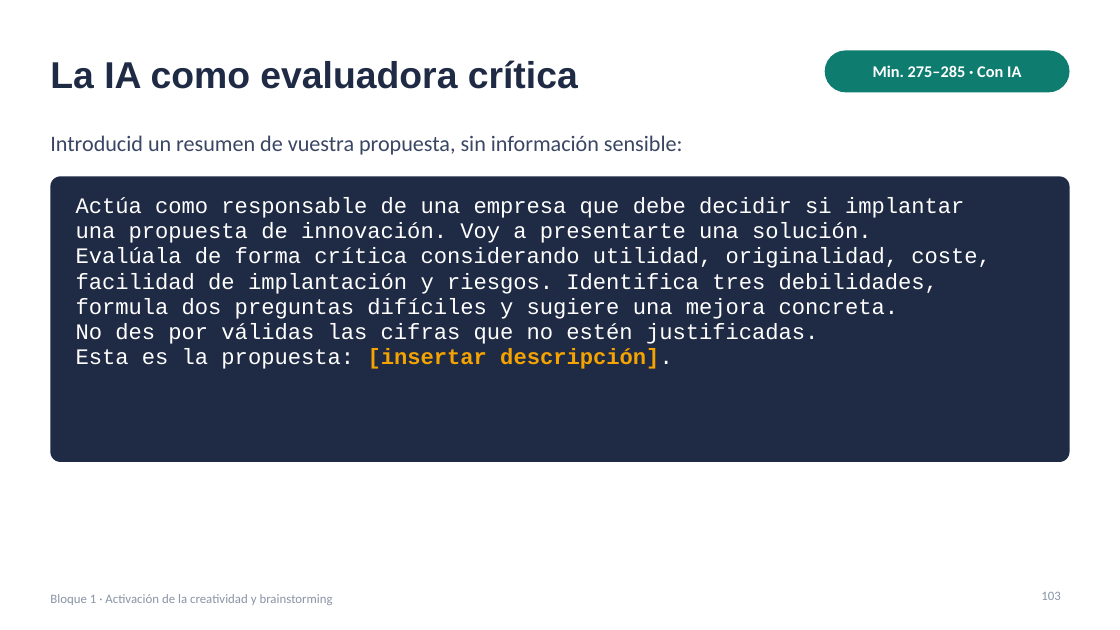
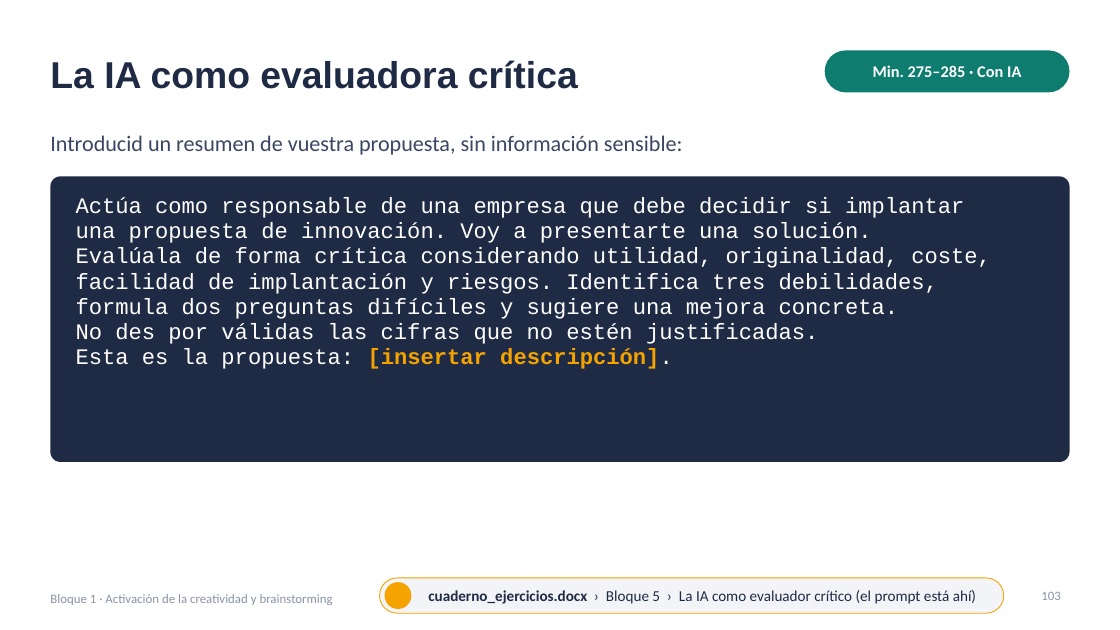
Before and after one commit to jjnieto/creatividad-ofimatica-ia, a slide deck: slide 103 of diapositivas/Curso.pptx. Drawn at 1120x630 pixels with LibreOffice and Linux fonts; fonts in the diff are those of the drawing; background and template pictures are left out. Boxes give left, top, right and bottom in pixels: in the first picture for what was removed or moved away, otherwise in the second. Text is boxed around its words. In the diff, an @@ line names an element or a change of style, - is before the commit and + after.

```diff
--- a/diapositivas/Curso.pptx
+++ b/diapositivas/Curso.pptx
@@ rounded rectangle added at (380, 578, 1004, 613), fill #F2F4F8, outline #F4A300 0.75 pt, 13 pt, text #1F2A44 @@
+cuaderno_ejercicios.docx › Bloque 5 › La IA como evaluador crítico (el prompt está ahí)
@@ ellipse added at (385, 582, 412, 609), fill #F4A300 @@
```
Also in this commit, not shown: 32 other slides changed, 1 other file.
